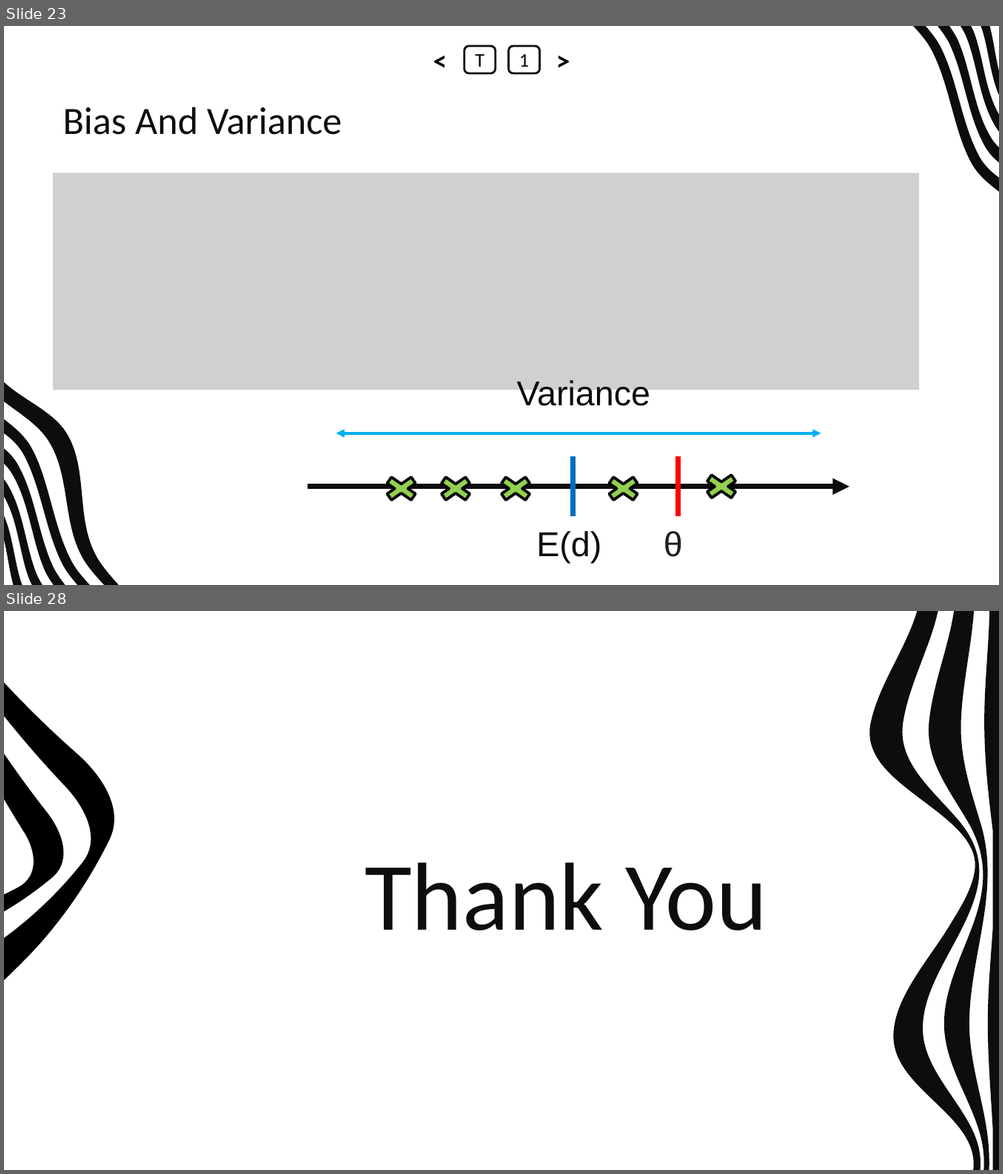
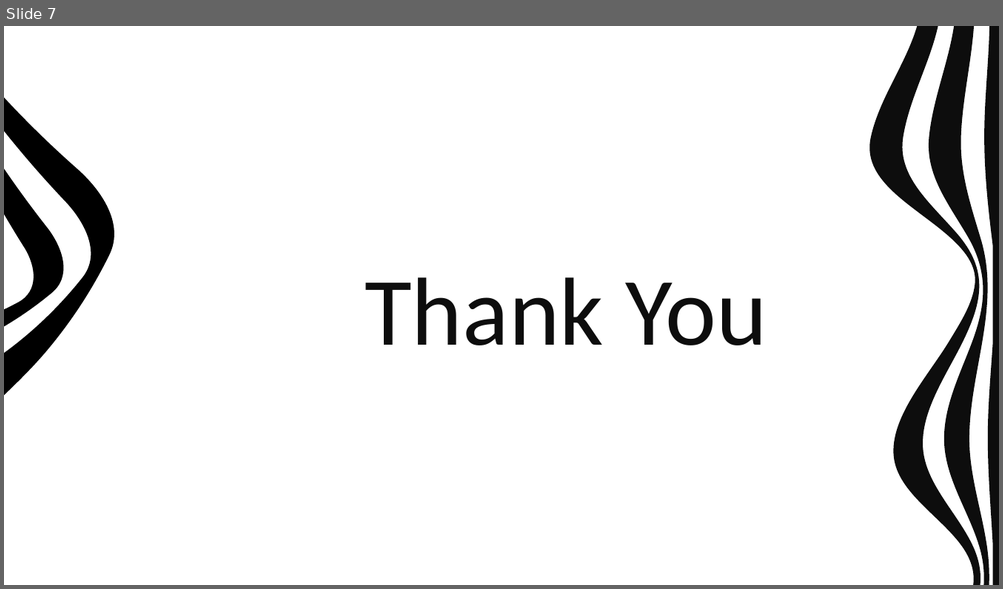
Before and after one commit to abrarhasan3/Green-Uni-All-Academic-Content, a slide deck: CSE 411 Machine Learning/LECTURE 5.pptx. Shown one above the other, each under a label of ours: slides 23 and 28 before the commit, slide 7 after it; the slides between them are not shown. The pictures are 1003x1174 and 1003x589 pixels, drawn with LibreOffice and Linux fonts; fonts in the diff are those of the drawing; grey boxes stand for pictures. Boxes give left, top, right and bottom in pixels: in the first picture for what was removed or moved away, otherwise in the second. Text is boxed around its words. In the diff, an @@ line names an element or a change of style, - is before the commit and + after.

```diff
--- a/CSE 411 Machine Learning/LECTURE 5.pptx
+++ b/CSE 411 Machine Learning/LECTURE 5.pptx
@@ slide 23 removed at bbox=[4, 26, 999, 585], background #FFFFFF @@
@@ text removed at bbox=[425, 46, 455, 74] @@
-<
@@ rounded rectangle removed at bbox=[464, 46, 495, 74] @@
-T
@@ rounded rectangle removed at bbox=[508, 46, 539, 74] @@
-1
@@ text removed at bbox=[547, 46, 578, 74] @@
->
@@ group removed at bbox=[4, 26, 999, 585]: 9 freeform shapes @@
@@ title removed at bbox=[63, 107, 341, 135] @@
-Bias And Variance
@@ picture removed at bbox=[53, 173, 919, 390] @@
@@ text removed at bbox=[517, 380, 650, 413] @@
-Variance
@@ double arrow removed from (336, 434) to (820, 434) @@
@@ line removed from (573, 457) to (573, 517) @@
@@ line removed from (677, 457) to (677, 517) @@
@@ arrow removed from (307, 486) to (849, 486) @@
@@ cross removed at bbox=[378, 472, 424, 504] @@
@@ cross removed at bbox=[432, 472, 478, 504] @@
@@ cross removed at bbox=[492, 472, 538, 504] @@
@@ cross removed at bbox=[600, 472, 646, 504] @@
@@ cross removed at bbox=[698, 471, 744, 503] @@
@@ text removed at bbox=[536, 531, 601, 563] @@
-E(d)
@@ text removed at bbox=[663, 531, 683, 557] @@
-θ
@@ what was slide 28 is now slide 7 @@
```
Also in this commit, not shown: 20 other slides removed.
